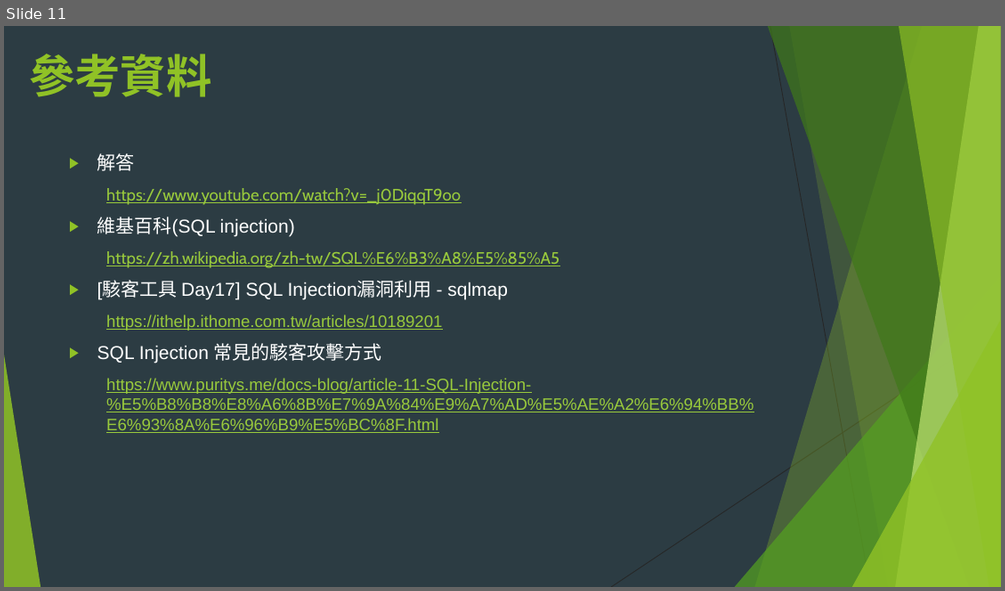
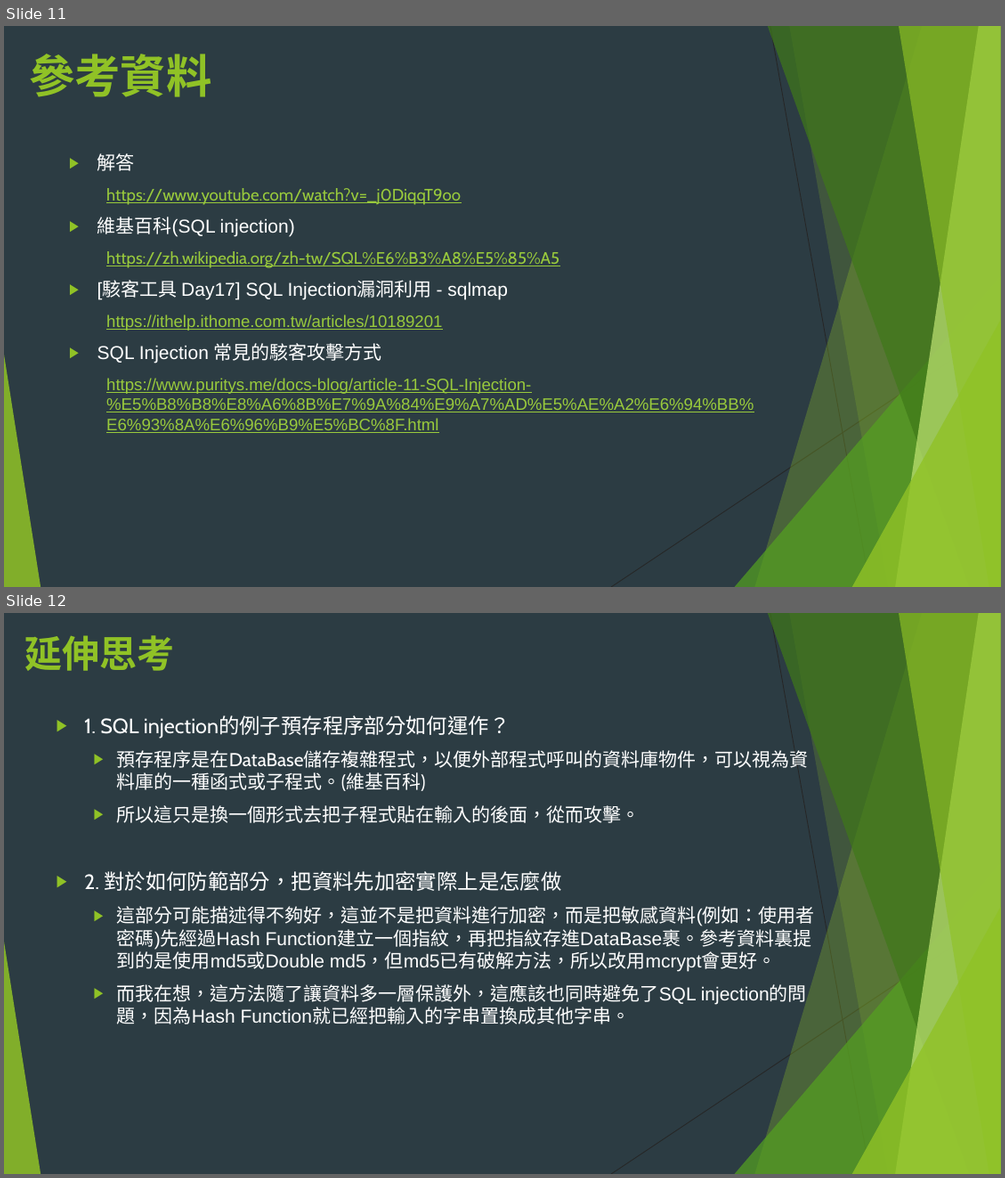
Before and after one commit to cislab-ntut/HackThisSite_Project3_Team4, a slide deck: 1081網安HackThisSite_1053352.pptx. Shown one above the other, each under a label of ours: slide 11 before the commit, slides 11 and 12 after it. The pictures are 1005x591 and 1005x1178 pixels, drawn with LibreOffice and Linux fonts; fonts in the diff are those of the drawing. Boxes give left, top, right and bottom in pixels: in the first picture for what was removed or moved away, otherwise in the second. Text is boxed around its words. In the diff, an @@ line names an element or a change of style, - is before the commit and + after.

```diff
--- a/1081網安HackThisSite_1053352.pptx
+++ b/1081網安HackThisSite_1053352.pptx
@@ slide 12 added at [4, 613, 1001, 1174], background #2C3C43; not listed: 10 template elements that a slide beside it also shows @@
@@ title added at [25, 635, 175, 671], 36 pt, text #90C226, bold @@
+延伸思考
@@ text added at [84, 715, 815, 1024], 18 pt, text #FFFFFF @@
+▶ 1. SQL injection的例子預存程序部分如何運作？
+  ▶ 預存程序是在DataBase儲存複雜程式，以便外部程式呼叫的資料庫物件，可以視為資料庫的一種函式或子程式。(維基百科)
+  ▶ 所以這只是換一個形式去把子程式貼在輸入的後面，從而攻擊。
+▶ 2. 對於如何防範部分，把資料先加密實際上是怎麼做
+  ▶ 這部分可能描述得不夠好，這並不是把資料進行加密，而是把敏感資料(例如：使用者密碼)先經過Hash Function建立一個指紋，再把指紋存進DataBase裹。參考資料裏提到的是使用md5或Double md5，但md5已有破解方法，所以改用mcrypt會更好。
+  ▶ 而我在想，這方法隨了讓資料多一層保護外，這應該也同時避免了SQL injection的問題，因為Hash Function就已經把輸入的字串置換成其他字串。
```
